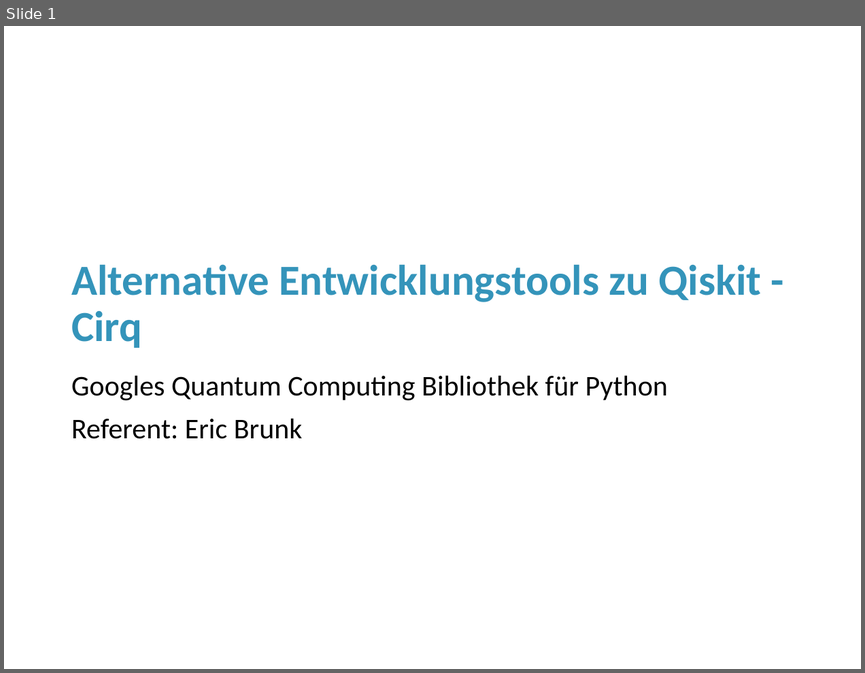
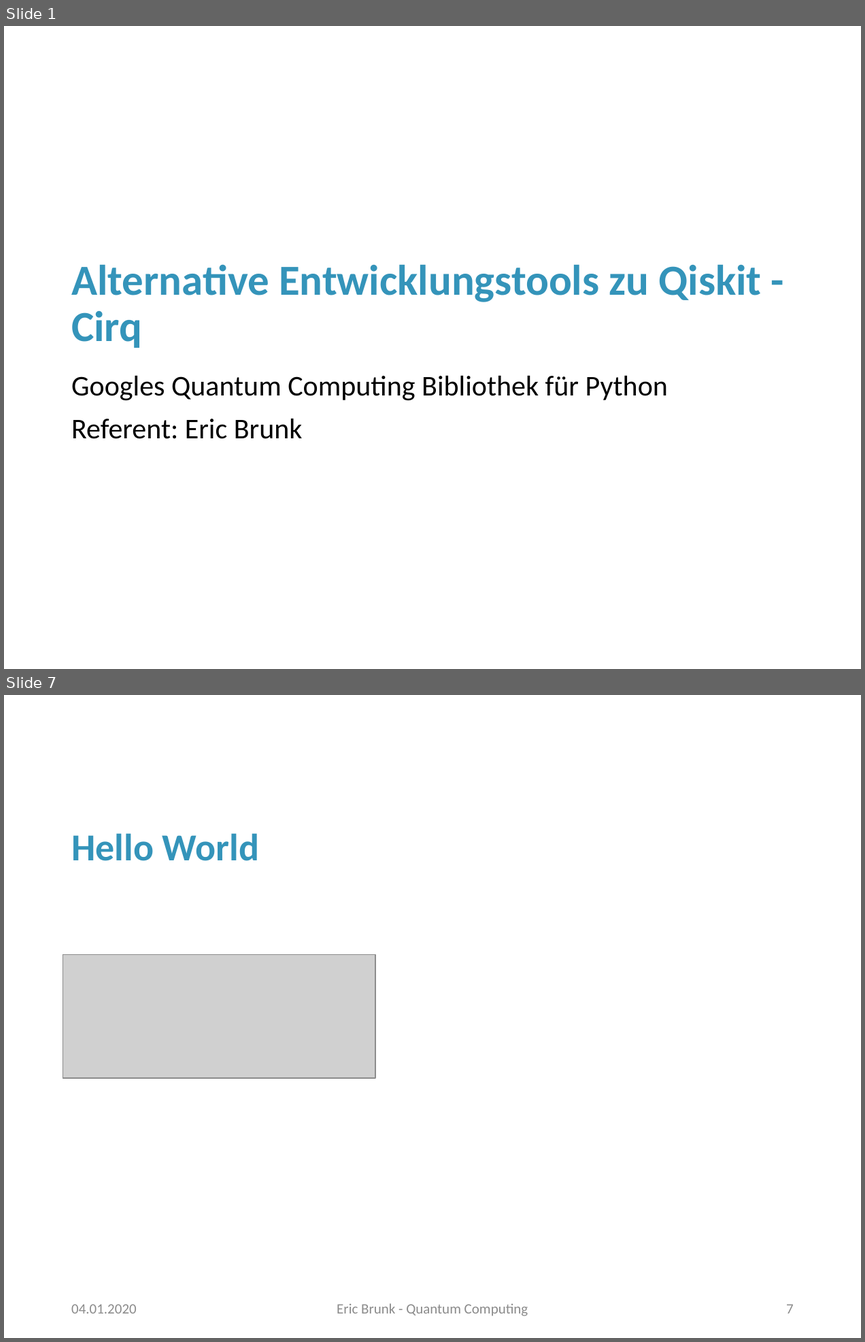
Before and after one commit to erxn91/quantum_computing, a slide deck: Präsentation.pptx. Shown one above the other, each under a label of ours: slide 1 before the commit, slides 1 and 7 after it; the slides between them are not shown. The pictures are 865x673 and 865x1342 pixels, drawn with LibreOffice and Linux fonts; fonts in the diff are those of the drawing; grey boxes stand for pictures; background and template pictures are left out. Boxes give left, top, right and bottom in pixels: in the first picture for what was removed or moved away, otherwise in the second. Text is boxed around its words. In the diff, an @@ line names an element or a change of style, - is before the commit and + after.

```diff
--- a/Präsentation.pptx
+++ b/Präsentation.pptx
@@ slide 7 added at [4, 695, 861, 1338], background #FFFFFF @@
@@ title added at [71, 833, 259, 861], 32 pt, text #3494BA, bold @@
+Hello World
@@ picture added at [63, 955, 376, 1078] @@
@@ text added at [71, 1304, 137, 1313], 12 pt, text #8C8C8C @@
+04.01.2020
@@ text added at [337, 1303, 528, 1316], 12 pt, text #8C8C8C @@
+Eric Brunk - Quantum Computing
@@ page number added at [786, 1304, 793, 1313], 12 pt, text #8C8C8C @@
+7
```
Also in this commit, not shown: 11 slides changed, 1 other slide added, 2 other files.
